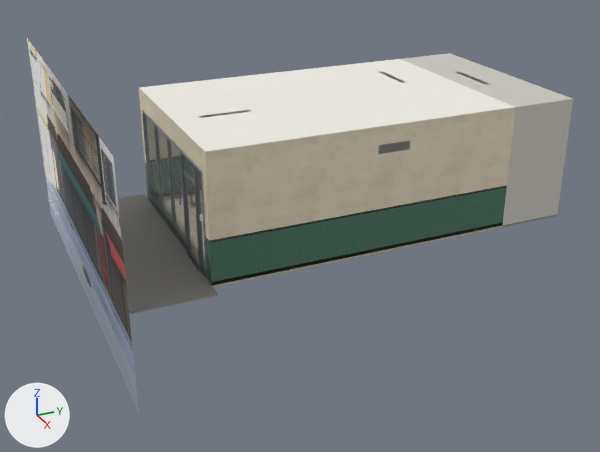
What one commit did to the glTF model assets/models/env/second_ai/l118_dian.glb.
One viewpoint serves both versions: a 50 mm lens placed at (18.74, -8.99, 9.04), pointed at (0.58, -0.82, -0.03). The axes (+X, +Y, +Z) are drawn at lower left. The lights are the same throughout. The picture after the commit comes second. Where no turn or scale is listed for an object, it has been applied to the vertices. Vertices at exactly the same position are counted once.

Objects in the first picture: 'WALL_E_trim', 'WALL_E_wain', 'WALL_E_wall', 'WALL_N_kitchen', 'WALL_S_frame', 'WALL_S_glass', 'WALL_S_view', 'WALL_S_wain', 'WALL_S_wall', 'l118_dian_ceiling', 'l118_dian_props' and 1 more.
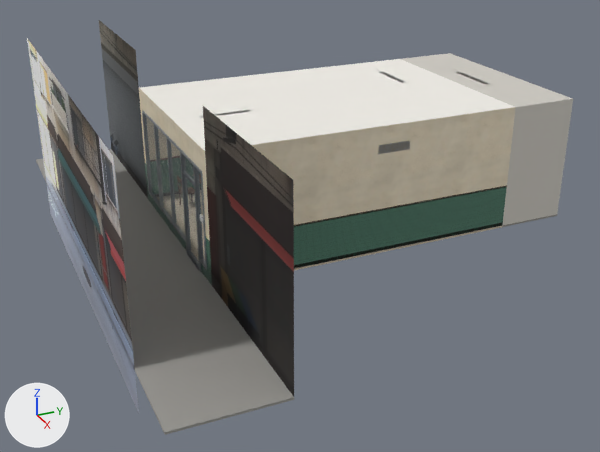
Boxes (x1, y1, x2, y2) around the edits, measured in the pictures (600 x 452 px; the box of a moved part takes in the faces that stretch with it):
'l118_dian_props', reshaped (mostly hidden before)
    before: (58, 72, 410, 317)
    after: (36, 72, 410, 435)
'WALL_E_nb_view', added
    after: (203, 106, 294, 396)
'WALL_W_nb_view', added
    after: (99, 20, 148, 198)
part 1 of me_l118_dian_props, moved or reshaped
    before: (118, 194, 218, 314)
    after: (36, 149, 294, 435)
'WALL_N_kceil', unchanged, uncovered by the edit
    after: (401, 53, 573, 107)

The change, as a diff of the scene's bpy script:
```diff
--- a/assets/models/env/second_ai/l118_dian.glb.py
+++ b/assets/models/env/second_ai/l118_dian.glb.py
@@ img_l118_nb_dian_w @@
+img_l118_nb_dian_w = load_image('l118_nb_dian_W', '_unpacked/l118_nb_dian_W', 552, 504, 'sRGB')
@@ img_l118_nb_dian_e @@
+img_l118_nb_dian_e = load_image('l118_nb_dian_E', '_unpacked/l118_nb_dian_E', 552, 504, 'sRGB')
@@ mat_l118_dian_nbw_view @@
+mat_l118_dian_nbw_view = principled_material('l118_dian_nbW_view')
+mat_l118_dian_nbw_view.texture = img_l118_nb_dian_w
+mat_l118_dian_nbw_view.roughness = 0.9
@@ mat_l118_dian_nbe_view @@
+mat_l118_dian_nbe_view = principled_material('l118_dian_nbE_view')
+mat_l118_dian_nbe_view.texture = img_l118_nb_dian_e
+mat_l118_dian_nbe_view.roughness = 0.9
@@ me_l118_dian_props @@
 # used by ob_l118_dian_props; location = (0.0, 0.0, 0.0)
-me_l118_dian_props.from_pydata(...)  # 6851 vertices, 10630 faces; spans x -3.2..3.2, y -6.4..4.0, z -0.05..3.2
+me_l118_dian_props.from_pydata(...)  # 6851 vertices, 10630 faces; spans x -7.4..7.4, y -6.4..4.0, z -0.05..3.2
+# me_l118_dian_props part 1: the loose piece of 8 vertices spanning x -3.2..3.2, y -6.4..-4.0, z -0.05..0.0 is scaled about its middle by (2.31, 1, 1)
+# other edits to the shape of me_l118_dian_props do not show in these pictures
 me_l118_dian_props.materials.append(mat_l118_dian_vc)
@@ me_wall_w_nb_view @@
+me_wall_w_nb_view.from_pydata(...)  # 4 vertices, 2 faces; spans x -7.4..-2.8, y -4.0, z 0.0..4.2
+me_wall_w_nb_view.materials.append(mat_l118_dian_nbw_view)  # picture img_l118_nb_dian_w
@@ me_wall_e_nb_view @@
+me_wall_e_nb_view.from_pydata(...)  # 4 vertices, 2 faces; spans x 2.8..7.4, y -4.0, z 0.0..4.2
+me_wall_e_nb_view.materials.append(mat_l118_dian_nbe_view)  # picture img_l118_nb_dian_e
@@ ob_wall_w_nb_view @@
+ob_wall_w_nb_view = bpy.data.objects.new('WALL_W_nb_view', me_wall_w_nb_view)
+ob_wall_w_nb_view.location = (0.0, 0.0, 0.0)
@@ ob_wall_e_nb_view @@
+ob_wall_e_nb_view = bpy.data.objects.new('WALL_E_nb_view', me_wall_e_nb_view)
+ob_wall_e_nb_view.location = (0.0, 0.0, 0.0)
```
